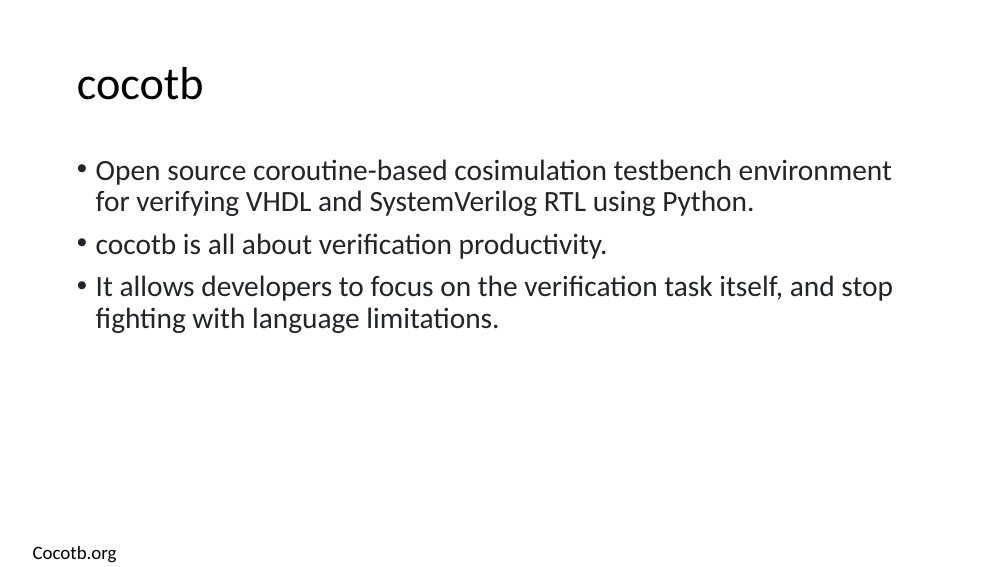
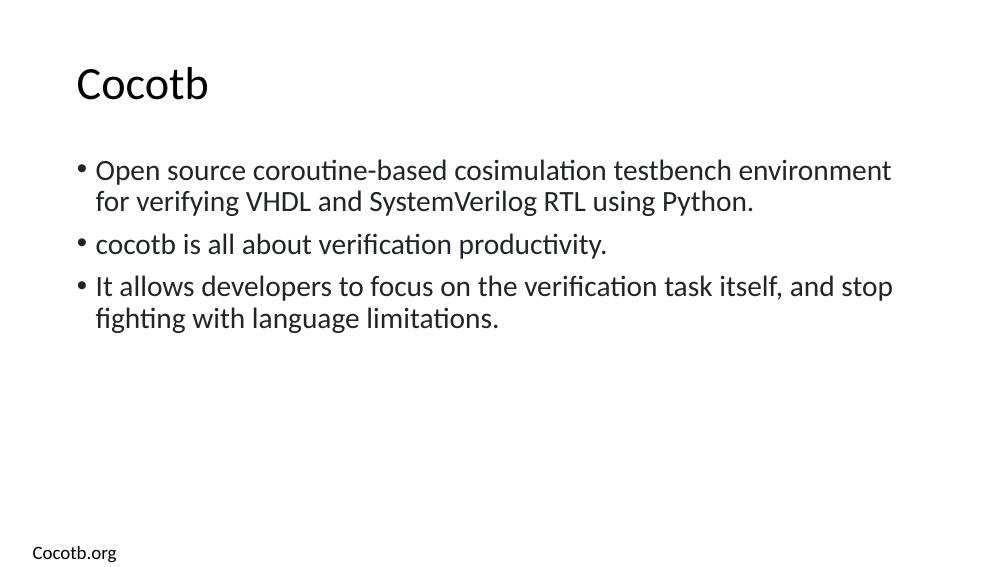
Before and after one commit to isomoye/EEGR471, a slide deck: slide 2 of sections/Segment_6.pptm. Drawn at 1008x567 pixels with LibreOffice and Linux fonts; fonts in the diff are those of the drawing. Boxes give left, top, right and bottom in pixels: in the first picture for what was removed or moved away, otherwise in the second. Text is boxed around its words. In the diff, an @@ line names an element or a change of style, - is before the commit and + after.

```diff
--- a/sections/Segment_6.pptm
+++ b/sections/Segment_6.pptm
@@ text at (x1=77, y1=67, x2=209, y2=100): text changed @@
-cocotb
+Cocotb
```
Also in this commit, not shown: 6 other slides changed, 2 other files.
